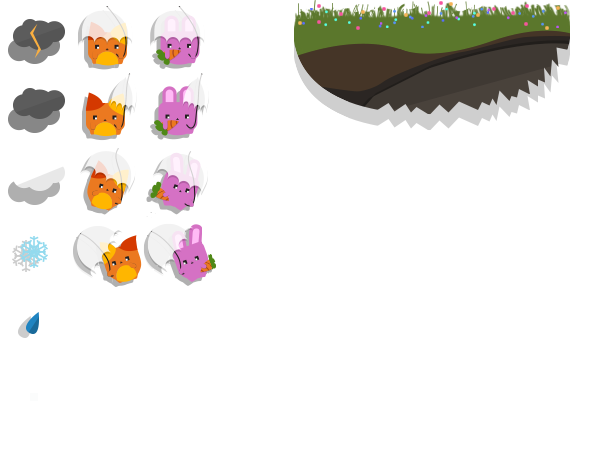
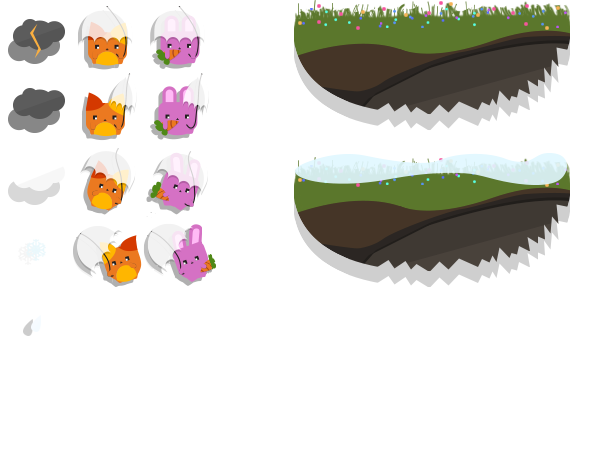
Two versions of the same layered image (600 x 454). Layer-by-layer changes:
"Vector Smart Object" (1st of 7, in "Group 1 copy 2"): opacity 90% → 30% over bbox(13, 166, 65, 191)
added layer "Vector Smart Object" (5th of 7) (90%) above "Layer 27" over bbox(295, 153, 567, 185)
added layer "Layer 26 copy 8" above "Layer 25 copy" over bbox(298, 158, 567, 187)
added layer "Layer 25 copy" above "Layer 26 copy 7" over bbox(294, 157, 570, 272)
"Vector Smart Object" (6th of 7): opacity 100% → 20%, painted on it over bbox(20, 236, 48, 268)
"Vector Smart Object" (7th of 7): opacity 100% → 20%, painted on it over bbox(26, 312, 41, 334)
hid "Rain" over bbox(30, 393, 38, 401)
